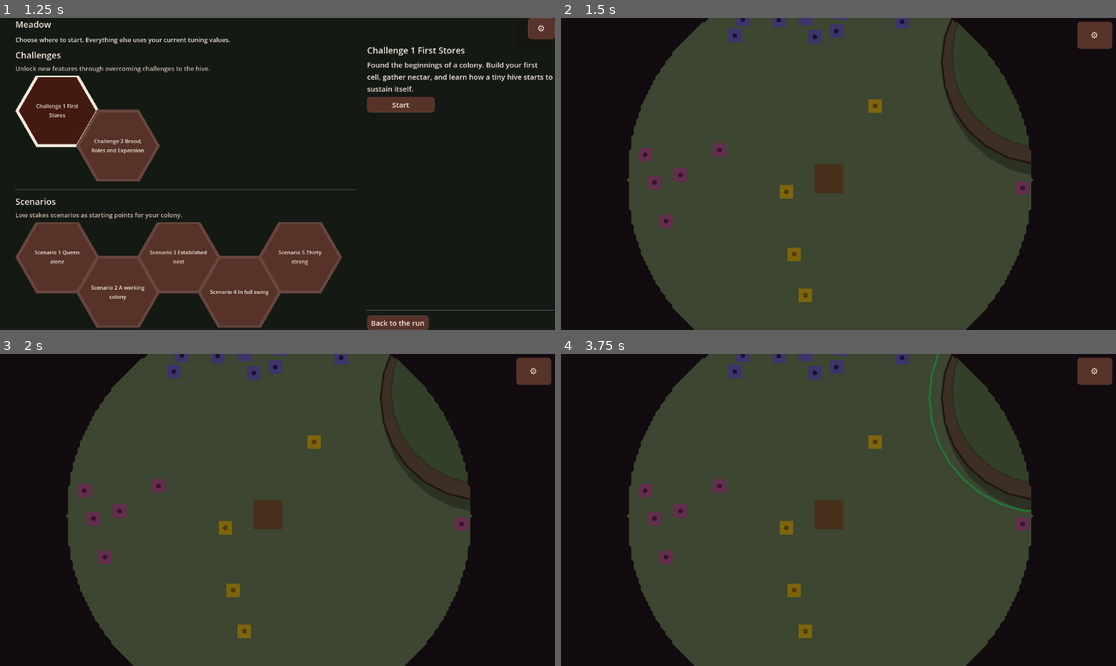
Above: before the commit, frames 1-4 (two rows, left to right).
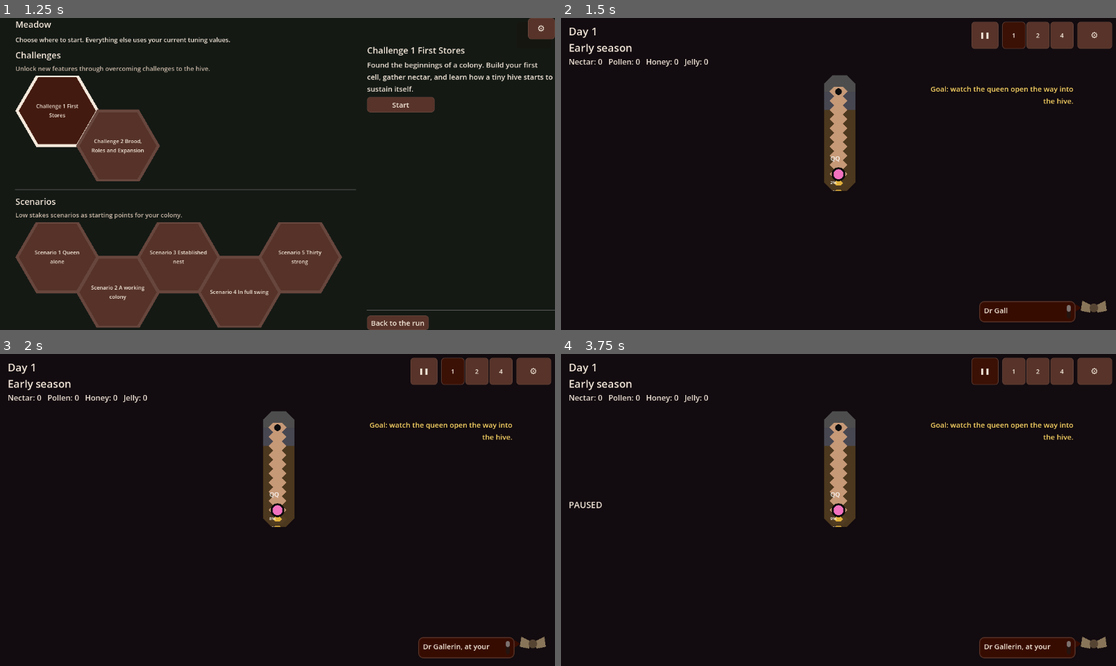
Above: after the commit, the same moments.

Repository: wonderburg7/meadow
Game: Godot game, scene res://scenes/Main.tscn
Two runs of this game, one before a commit and one after it. Both use one fixed random seed, a clock stepped at 60 frames per second and the inputs below.
Inputs (mouse positions are in pixels of both pictures, inside the frame that each line leads up to):
- Up to frame 1 (1.25 s): click (55, 111) at 0.52 s
- Up to frame 2 (1.5 s): click "Start" at 1.25 s
- Up to frame 3 (2 s): no input
- Up to frame 4 (3.75 s): click "⚙" at 2 s; click "Restart Run" at 2.75 s; click (982, 372) at 3.5 s, where only the run after the commit has a clickable "❚❚"

Frame 1 is identical in both runs. In frame 2, 67% of the frame differs, in the area x 1-99%, y 0-100%; in frame 3, 67%; in frame 4, 67%.
Error before the commit: Parse Error: Cannot find member "get_closest_point" in base "Rect2". (res://scripts/hud.gd:2110)

Commit message:
UI-B-1: the HUD builds again, and verification boots the game
scripts/hud.gd called Rect2.get_closest_point(), which does not exist in
Godot 4. That is a parse error, so it failed the compile of every script
depending on hud.gd -- main.gd included -- and the game booted with no HUD
at all: every panel, readout and label gone. Dave reported it on 12 Sep
with screenshots, and it had blocked most of the ready hands-on checks.
The safe edge now clamps each axis instead.

Nothing in verification opened Godot, which is why it reached master and
stayed. tools/godot_compile_check.py boots the project headless and fails
on any script error; it is a new "godot boot" stage in tools/verify.ps1,
and it skips itself where no Godot binary is installed.

Two smaller findings from the same report. The settings window measured
920px wide on a 1920px viewport because its three Triggers buttons shared
one row and a button's minimum width is its whole label; each long-labelled
action and trigger button now has its own full-width row, measured at
358px after. The Controls section's help text dropped its duplicate
"Controls" heading and the blank lines between its groups.

Also lands the interrupted UI-P-5 closeout, retires the stale A3 worktree
row, and refills the queue: L-1 leads the Claude lane, A3 then A2 the Codex
lane, both in one lane because they share scripts/hive.gd.

Co-Authored-By: Claude Opus 5 <noreply@anthropic.com>

Diff:
--- a/scripts/debug_panel.gd
+++ b/scripts/debug_panel.gd
@@ -381,14 +381,17 @@
 	challenge_retreat_btn.disabled = not runner.can_debug_retreat_stage()
 	challenge_advance_btn.disabled = not runner.can_debug_advance_stage()
 
+## The controls used to be printed permanently in the top-left corner, and
+## the text carried its own "Controls" heading and blank lines between
+## groups. The section header above it already says Controls, and the blank
+## lines left the list looking gappy rather than grouped (Dave, 12 Sep
+## 2026), so this is one unbroken list in reading order.
 func _make_controls_help() -> Control:
 	var help := Label.new()
 	help.theme_type_variation = "Small"
 	help.autowrap_mode = TextServer.AUTOWRAP_WORD_SMART
 	help.custom_minimum_size = Vector2(270, 0)
-	help.text = """Controls
-
-Arrow keys — pan the view
+	help.text = """Arrow keys — pan the view
 Mouse wheel — zoom in and out
 Middle mouse drag — pan the view
 Tab — switch between meadow and hive
@@ -400,7 +403,6 @@
 Ctrl+1..9 — save the selection as a group
 1..9 — select that group again
 Ctrl+Z — undo the last cell reservation
-
 Left click or drag — select bees
 Ctrl+click — add comb or soil to a selection
 Left click a flower, tree or raised area — see what it is
@@ -408,30 +410,37 @@
 Left click exposed soil — mark it for digging
 Right click a flower — send the selection to collect there
 Right click the ground — move the selection there
-
 Click a warning in the corner to select what it is about."""
 	return help
 
 ## Restart, save/load and the main menu, kept at the top of the panel so
 ## they don't drift below a growing list of settings, with the developer
 ## Triggers group underneath them.
+##
+## Every long-labelled button gets its own full-width row. A button's
+## minimum width is its text width, and the ScrollContainer above has
+## horizontal scrolling disabled, so three long trigger buttons sharing one
+## HBoxContainer used to set the whole window's minimum width -- the panel
+## opened about 915px wide on a 1920px screen instead of PANEL_WIDTH
+## (Dave, 12 Sep 2026). One button per row keeps the widest label, not the
+## sum of three, as the constraint.
 func _build_actions(column: VBoxContainer) -> void:
-	var restart_row := HBoxContainer.new()
-	column.add_child(restart_row)
-
 	var restart_btn := Button.new()
 	_style_button(restart_btn)
 	restart_btn.text = "Restart Run"
 	restart_btn.pressed.connect(_on_restart_pressed)
-	restart_row.add_child(UI.with_info(restart_btn, "Rebuild the meadow and hive from scratch using the current values above, at whichever starting stage you last chose. Everything in progress is lost; the tuning numbers themselves are kept."))
+	_add_action_row(column, restart_btn, "Rebuild the meadow and hive from scratch using the current values above, at whichever starting stage you last chose. Everything in progress is lost; the tuning numbers themselves are kept.")
 
 	var menu_btn := Button.new()
 	_style_button(menu_btn)
 	menu_btn.text = "Return to Main Menu"
 	menu_btn.pressed.connect(_on_main_menu_pressed)
-	restart_row.add_child(UI.with_info(menu_btn, "Pause and go back to the main menu, where you can start a fresh run at Level 1 (the queen alone), Level 2 (queen, one nectar forager, one cell) or Level 3 (queen, two foragers, three cells). You can also close the menu again and carry on with the run you have."))
-
+	_add_action_row(column, menu_btn, "Pause and go back to the main menu, where you can start a fresh run at Level 1 (the queen alone), Level 2 (queen, one nectar forager, one cell) or Level 3 (queen, two foragers, three cells). You can also close the menu again and carry on with the run you have.")
+
+	# Save and Load keep their shared row: both labels are short enough that
+	# the pair still fits inside PANEL_WIDTH.
 	var save_row := HBoxContainer.new()
+	save_row.size_flags_horizontal = Control.SIZE_EXPAND_FILL
 	column.add_child(save_row)
 
 	save_btn = Button.new()
@@ -452,6 +461,7 @@
 	# Slice 1) drop a button in rather than each re-laying out this block.
 	var triggers := VBoxContainer.new()
 	triggers.add_theme_constant_override("separation", 0)
+	triggers.size_flags_horizontal = Control.SIZE_EXPAND_FILL
 	column.add_child(triggers)
 
 	var triggers_header := Label.new()
@@ -459,28 +469,34 @@
 	triggers_header.theme_type_variation = "Small"
 	triggers.add_child(UI.with_info(triggers_header, "Debug only: every button in this group forces a simulation state the world otherwise reaches rarely or not at all, so a behaviour that depends on it can be watched on demand instead of waited for."))
 
-	var challenge_row := HBoxContainer.new()
-	triggers.add_child(challenge_row)
-
 	var challenge_advance_btn := Button.new()
 	_style_button(challenge_advance_btn)
 	challenge_advance_btn.text = "Advance Challenge stage"
 	challenge_advance_btn.pressed.connect(_on_challenge_advance_pressed)
-	challenge_row.add_child(UI.with_info(challenge_advance_btn, "Debug only: advance an active Challenge through its ordinary stage-transition path, even when the current goal's mechanic is still a placeholder."))
+	_add_action_row(triggers, challenge_advance_btn, "Debug only: advance an active Challenge through its ordinary stage-transition path, even when the current goal's mechanic is still a placeholder.")
 
 	var fire_warnings_btn := Button.new()
 	_style_button(fire_warnings_btn)
 	fire_warnings_btn.text = "Fire test warnings"
 	fire_warnings_btn.pressed.connect(_on_fire_test_warnings_pressed)
-	challenge_row.add_child(UI.with_info(fire_warnings_btn, "Debug only: fires an epitaph, a crab-spider-escape warning eight seconds later and a save-style confirmation two seconds after that, so the warning banner's arbitration between producers can be watched without waiting for the simulation to collide them on its own."))
+	_add_action_row(triggers, fire_warnings_btn, "Debug only: fires an epitaph, a crab-spider-escape warning eight seconds later and a save-style confirmation two seconds after that, so the warning banner's arbitration between producers can be watched without waiting for the simulation to collide them on its own.")
 
 	var c2_collapse_btn := Button.new()
 	_style_button(c2_collapse_btn)
 	c2_collapse_btn.text = "Force Challenge 2 collapse"
 	c2_collapse_btn.pressed.connect(_on_force_c2_collapse_pressed)
-	challenge_row.add_child(UI.with_info(c2_collapse_btn, "Debug only, and only during an active Challenge 2 run: withdraws nectar from the hive. One press drops the stores just below the rescue threshold; a second press drops them below the failure floor, so both the one-time rescue and the checkpoint restore in challenge_runner.gd::_check_c2_failure() can be reached from one run."))
+	_add_action_row(triggers, c2_collapse_btn, "Debug only, and only during an active Challenge 2 run: withdraws nectar from the hive. One press drops the stores just below the rescue threshold; a second press drops them below the failure floor, so both the one-time rescue and the checkpoint restore in challenge_runner.gd::_check_c2_failure() can be reached from one run.")
 
 	column.add_child(HSeparator.new())
+
+## One action button on its own row, filling the window's width with its
+## info badge pinned to the right. The button expands rather than sitting at
+## its text width so a row of one does not read as a stray short button.
+func _add_action_row(parent: Control, button: Button, tip: String) -> void:
+	button.size_flags_horizontal = Control.SIZE_EXPAND_FILL
+	var row := UI.with_info(button, tip)
+	row.size_flags_horizontal = Control.SIZE_EXPAND_FILL
+	parent.add_child(row)
 
 func _make_winter_action() -> Control:
 	var row := HBoxContainer.new()
--- a/scripts/hud.gd
+++ b/scripts/hud.gd
@@ -2107,7 +2107,13 @@
 	var safe_edge := Rect2(
 		Vector2.ONE * MARKER_ARROW_EDGE_INSET,
 		viewport_size - Vector2.ONE * MARKER_ARROW_EDGE_INSET * 2.0)
-	var edge_point := safe_edge.get_closest_point(marker_screen)
+	# Rect2 has no closest-point helper in Godot 4, so clamp each axis into
+	# the safe edge instead. Calling a method that does not exist is a parse
+	# error, not a runtime one, so it took main.gd's whole compile down with
+	# it and the HUD never built (Dave's 12 Sep report: every panel gone).
+	var edge_point := Vector2(
+		clampf(marker_screen.x, safe_edge.position.x, safe_edge.end.x),
+		clampf(marker_screen.y, safe_edge.position.y, safe_edge.end.y))
 	_refresh_marker_exclusion_rects(viewport_size)
 	stage_marker_arrow.position = _slide_arrow_along_edge(edge_point, safe_edge)
 	stage_marker_arrow.rotation = (marker_screen - viewport_size * 0.5).angle()
Not shown, changed: FUNCTION_MAP.md
Not shown, changed: NEXTSTEPS.md
Not shown, changed: checks/ready.md
Not shown, added: checks/ready/C-50.md
Not shown, added: checks/ready/C-51.md
Not shown, added: checks/ready/C-52.md
Not shown, added: plans/archive/UI-B-1_2026-09-12.md
Not shown, added: plans/archive/UI-P-5_2026-09-12.md
Not shown, changed: plans/now/ui.md
Not shown, changed: plans/workstreams.md
Not shown, added: tools/godot_compile_check.py
Not shown, changed: tools/verify.ps1
